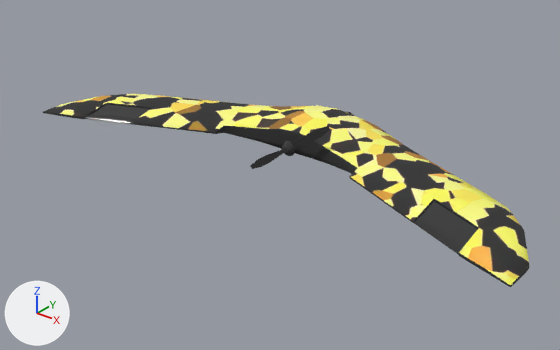
Renders of the glTF model public/models/wing.glb from each side of a commit.
Before and after are seen from a camera (50 mm lens) standing at (7.95, -10.36, 5.72) and looking at (0.01, -0.43, -0.44). Every picture has the same lights, and +X, +Y and +Z are marked at lower left. The first picture is the older version. Where no turn or scale is listed for an object, it has been applied to the vertices.

The older version as bpy lines, for what is in view:
```python
me_plane = bpy.data.meshes.new('Plane')
me_plane.from_pydata(...)  # 306 vertices, 572 faces; spans x -0.92..0.92, y -0.1..0.46, z -0.67..0.67
me_plane.materials.append(mat_material)
me_plane_005 = bpy.data.meshes.new('Plane.005')
me_plane_005.from_pydata(...)  # 657 vertices, 1288 faces; spans x -5.0..5.0, y -3.22..0.39, z -0.31..0.37
me_plane_005.materials.append(mat_material)
me_plane_006 = bpy.data.meshes.new('Plane.006')
me_plane_006.from_pydata(...)  # 62 vertices, 120 faces; spans x -0.51..0.48, y -0.683..0.483, z -0.133..0.133
me_plane_006.materials.append(mat_material)
me_plane_018 = bpy.data.meshes.new('Plane.018')
me_plane_018.from_pydata(...)  # 62 vertices, 120 faces; spans x -0.48..0.51, y -0.683..0.483, z -0.133..0.133
me_plane_018.materials.append(mat_material)
ob_base = bpy.data.objects.new('base', me_plane_005)
ob_base.location = (0.0, 1.36, 0.0)
ob_flapl = bpy.data.objects.new('flapL', me_plane_006)
ob_flapl.location = (-3.63, -0.88, 0.0)
ob_flapr = bpy.data.objects.new('flapR', me_plane_018)
ob_flapr.location = (3.63, -0.88, 0.0)
ob_prop = bpy.data.objects.new('Prop', me_plane)
ob_prop.location = (0.0, -0.19, 0.0)
```
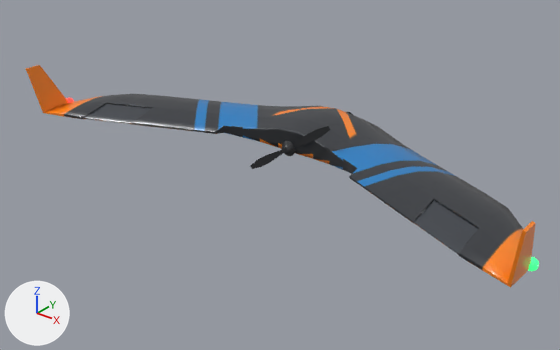
Commit message: wip(globe): daytime sky framing + Nanawing One brand wing (unverified prototype)

Patch to the scene script:
```diff
--- a/public/models/wing.glb.py
+++ b/public/models/wing.glb.py
@@ img_nanawing_livery @@
+img_nanawing_livery = load_image('nanawing_livery', '_unpacked/nanawing_livery', 1024, 1024, 'sRGB')
@@ mat_nanawinglivery @@
+mat_nanawinglivery = bpy.data.materials.new('NanawingLivery')
+# uses the picture img_camo_normal
+# uses the picture img_nanawing_livery
@@ mat_navgreen @@
+mat_navgreen = principled_material('NavGreen')
+mat_navgreen.base_color = (0.05, 1.0, 0.2)  # green #3fff7c
+mat_navgreen.roughness = 0.3
+mat_navgreen.emission_color = (0.05, 1.0, 0.25)  # green #3fff89
+mat_navgreen.emission_strength = 1.0
@@ mat_winglet @@
+mat_winglet = principled_material('Winglet')
+mat_winglet.base_color = (1.0, 0.235, 0.0)  # orange #ff8500
+mat_winglet.roughness = 0.45
+mat_winglet.coat_weight = 0.45
+mat_winglet.coat_roughness = 0.22
@@ me_plane_005 @@
 me_plane_005.from_pydata(...)  # 657 vertices, 1288 faces; spans x -5.0..5.0, y -3.22..0.39, z -0.31..0.37
-me_plane_005.materials.append(mat_material)
+me_plane_005.materials.append(mat_nanawinglivery)
@@ me_plane_006 @@
 me_plane_006.from_pydata(...)  # 62 vertices, 120 faces; spans x -0.51..0.48, y -0.683..0.483, z -0.133..0.133
-me_plane_006.materials.append(mat_material)
+me_plane_006.materials.append(mat_nanawinglivery)
@@ me_plane_018 @@
 me_plane_018.from_pydata(...)  # 62 vertices, 120 faces; spans x -0.48..0.51, y -0.683..0.483, z -0.133..0.133
-me_plane_018.materials.append(mat_material)
+me_plane_018.materials.append(mat_nanawinglivery)
@@ me_plane @@
 me_plane.from_pydata(...)  # 306 vertices, 572 faces; spans x -0.92..0.92, y -0.1..0.46, z -0.67..0.67
-me_plane.materials.append(mat_material)
+me_plane.materials.append(mat_nanawinglivery)
@@ me_navlightr @@
+me_navlightr.from_pydata(...)  # a UV sphere (10 segments, 7 rings, poles along z) spanning x 4.903..5.097, y -1.293..-1.107, z -0.08..0.12
+me_navlightr.materials.append(mat_navgreen)  # green #3fff7c, glowing green #3fff89
@@ me_wingletr @@
+me_wingletr.from_pydata([(4.995, -1.22, -0.014), (4.995, -1.86, -0.014), (5.135, -2.02, 0.936), (5.135, -1.72, 0.936), (5.085, -1.72, 0.944), (5.085, -2.02, 0.944), (4.945, -1.86, -0.006), (4.945, -1.22, -0.006)], [], [(0, 2, 1), (0, 3, 2), (4, 6, 5), (4, 7, 6), (0, 1, 6), (0, 6, 7), (1, 2, 5), (1, 5, 6), (2, 3, 4), (2, 4, 5), (3, 0, 7), (3, 7, 4)])
+me_wingletr.materials.append(mat_winglet)  # orange #ff8500
@@ me_wingletl @@
+me_wingletl.from_pydata([(-4.995, -1.22, -0.014), (-4.995, -1.86, -0.014), (-5.135, -2.02, 0.936), (-5.135, -1.72, 0.936), (-5.085, -1.72, 0.944), (-5.085, -2.02, 0.944), (-4.945, -1.86, -0.006), (-4.945, -1.22, -0.006)], [], [(0, 1, 2), (0, 2, 3), (4, 5, 6), (4, 6, 7), (0, 6, 1), (0, 7, 6), (1, 5, 2), (1, 6, 5), (2, 4, 3), (2, 5, 4), (3, 7, 0), (3, 4, 7)])
+me_wingletl.materials.append(mat_winglet)  # orange #ff8500
@@ ob_navlightr @@
+ob_navlightr = bpy.data.objects.new('navLightR', me_navlightr)
+ob_navlightr.location = (0.0, 0.0, 0.0)
@@ ob_wingletr @@
+ob_wingletr = bpy.data.objects.new('wingletR', me_wingletr)
+ob_wingletr.location = (0.0, 0.0, 0.0)
@@ ob_wingletl @@
+ob_wingletl = bpy.data.objects.new('wingletL', me_wingletl)
+ob_wingletl.location = (0.0, 0.0, 0.0)
```

Boxes [x1, y1, x2, y2] around the edits, measured in the pictures (560 x 350 px):
'base', recoloured: [45, 94, 529, 287] in both
'flapR', recoloured: [414, 200, 478, 255] in both
'wingletL', added (orange): after [26, 65, 68, 113]
'wingletR', added (orange): after [507, 221, 536, 287]
'flapL', recoloured: [83, 104, 151, 124] in both
'navLightR', added: after [528, 257, 539, 271]
